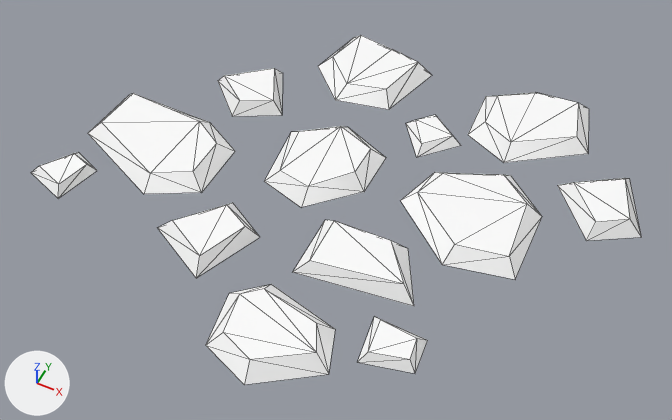
The glTF model assets/synty/simple_fantasy/models/SF_Env_Stones_01.glb as it was, and as the next commit left it.
Both versions are drawn from a 50 mm lens placed at (0.0623, -0.1242, 0.1493), pointed at (0.0019, -0.0033, -0.0018). Arrows for +X, +Y and +Z are at lower left; the lights stay in place. Mesh edges are drawn as thin lines.

Names of what the first picture shows: 'SF_Env_Stones_01'.
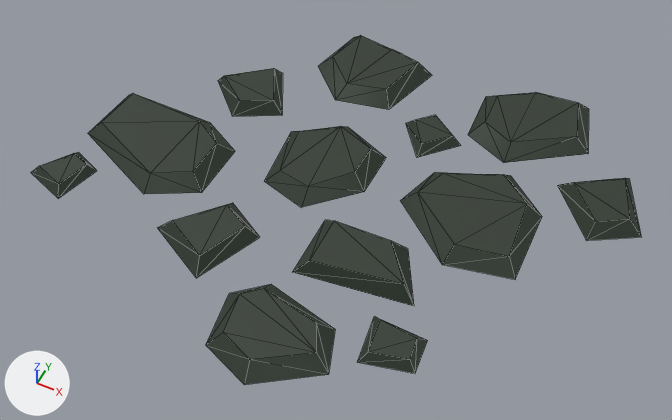
The change, as a diff of the scene's bpy script:
```diff
--- a/assets/synty/simple_fantasy/models/SF_Env_Stones_01.glb.py
+++ b/assets/synty/simple_fantasy/models/SF_Env_Stones_01.glb.py
@@ img_undead_footman_01 @@
+img_undead_footman_01 = load_image('Undead_Footman_01', '_unpacked/Undead_Footman_01', 512, 512, 'sRGB')
@@ mat_lambert2 @@
 mat_lambert2 = principled_material('lambert2')
-mat_lambert2.base_color = (1.0, 1.0, 1.0)  # white #ffffff
+mat_lambert2.texture = img_undead_footman_01
 mat_lambert2.roughness = 0.553
```

Location of each change, [x1, y1, x2, y2] in pixels of the pictures (672 x 420 px):
'SF_Env_Stones_01', surface changed (white to grey)
    both: [31, 35, 641, 385]
